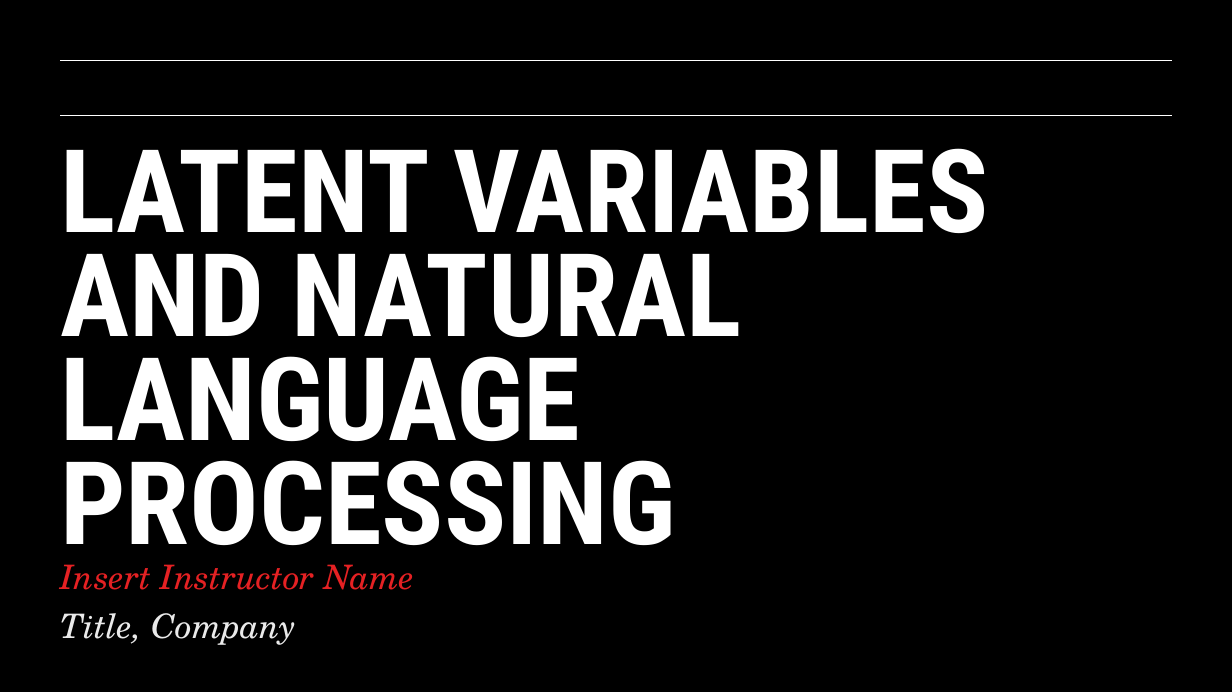
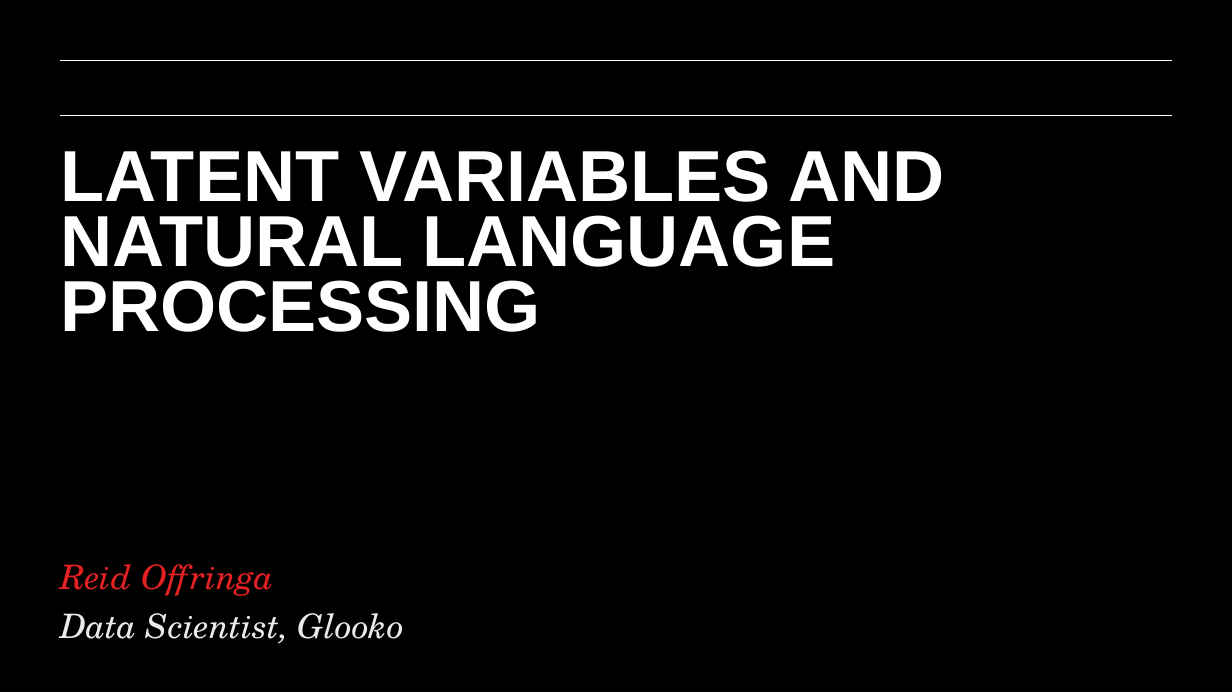
Before and after one commit to matanefron/data-sets, a slide deck: slide 1 of lessons/lesson-12/12-latent-variables-and-natural-language-processing.pptx (slide 4 before the commit). Drawn at 1232x692 pixels with LibreOffice and Linux fonts; fonts in the diff are those of the drawing; background and template pictures are left out. Boxes give left, top, right and bottom in pixels: in the first picture for what was removed or moved away, otherwise in the second. Text is boxed around its words. In the diff, an @@ line names an element or a change of style, - is before the commit and + after.

```diff
--- a/lessons/lesson-12/12-latent-variables-and-natural-language-processing.pptx
+++ b/lessons/lesson-12/12-latent-variables-and-natural-language-processing.pptx
@@ text "LATENT VARIABLES AND NATURAL LANGUAGE ..." at (60,150,944,332): size 96 to 60 pt, font Roboto Condensed to Arial @@
@@ text at (60,564,404,644): text changed; text colour #E52123 to #EAEAEA @@
-Insert Instructor Name
-Title, Company
+Reid Offringa
+Data Scientist, Glooko
```
Also in this commit, not shown: 11 other slides changed, 4 slides removed.
